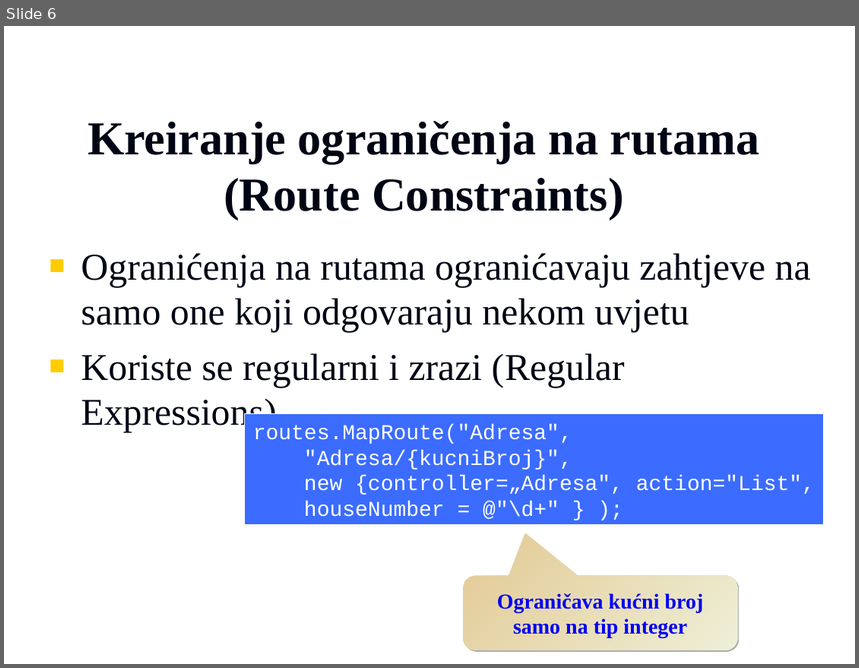
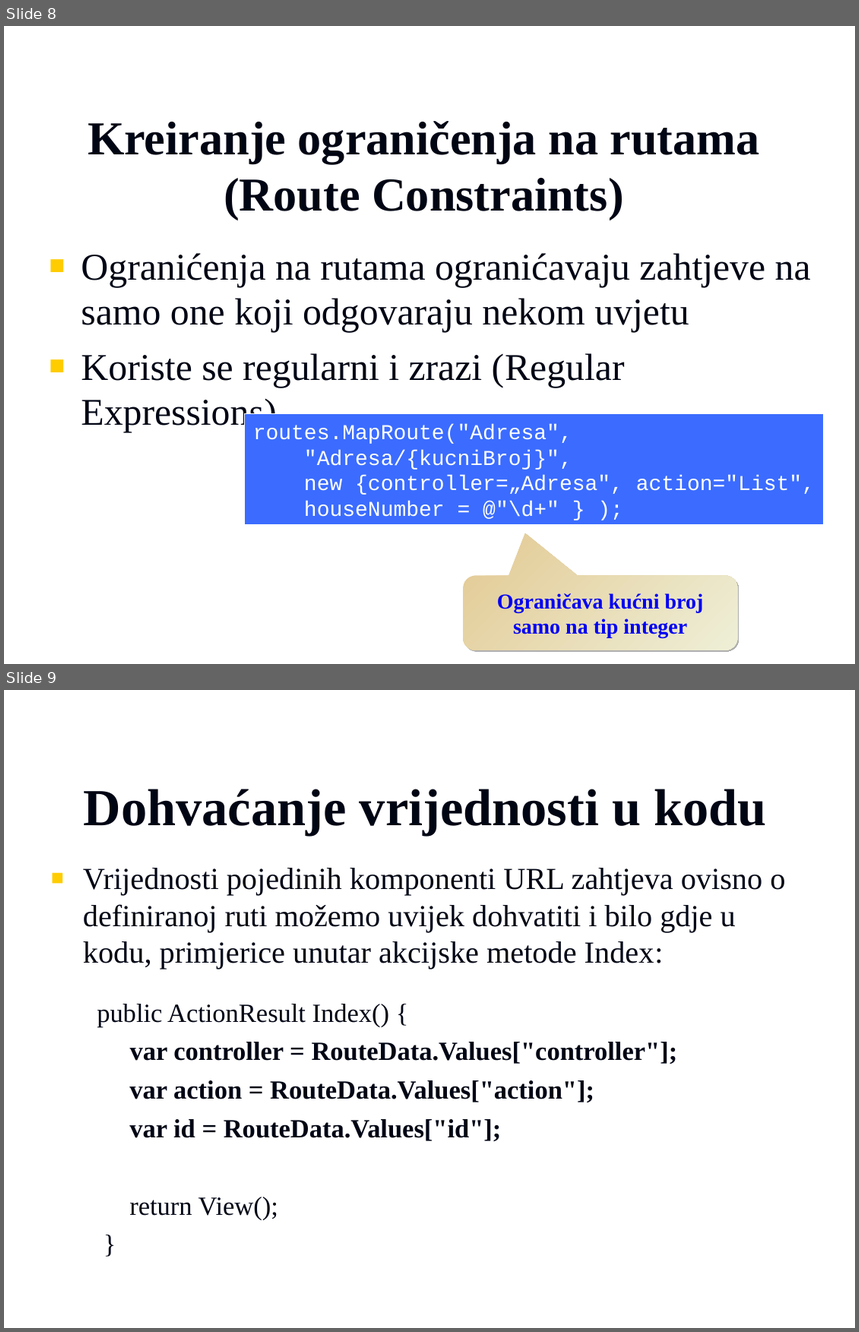
Before and after one commit to vzdesic/PZI, a slide deck: PPTs/13 MVC rutiranje.ppt. Shown one above the other, each under a label of ours: slide 6 before the commit, slides 8 and 9 after it. The pictures are 859x668 and 859x1332 pixels, drawn with LibreOffice and Linux fonts; fonts in the diff are those of the drawing; background and template pictures are left out. Boxes give left, top, right and bottom in pixels: in the first picture for what was removed or moved away, otherwise in the second. Text is boxed around its words. In the diff, an @@ line names an element or a change of style, - is before the commit and + after.

```diff
--- a/PPTs/13 MVC rutiranje.ppt
+++ b/PPTs/13 MVC rutiranje.ppt
@@ slide 9 added at [4, 690, 855, 1328], background picture (left out) @@
@@ title added at [84, 789, 766, 835], 44 pt, text #000514, bold @@
+Dohvaćanje vrijednosti u kodu
@@ text added at [83, 868, 785, 1220], 22.2 pt, text #000514 @@
+■ Vrijednosti pojedinih komponenti URL zahtjeva ovisno o definiranoj ruti možemo uvijek dohvatiti i bilo gdje u kodu, primjerice unutar akcijske metode Index:
+public ActionResult Index() {
+var controller = RouteData.Values["controller"];
+var action = RouteData.Values["action"];
+var id = RouteData.Values["id"];
+return View();
+}
@@ what was slide 6 is now slide 8 @@
```
Also in this commit, not shown: 2 other slides added, 20 other files.
